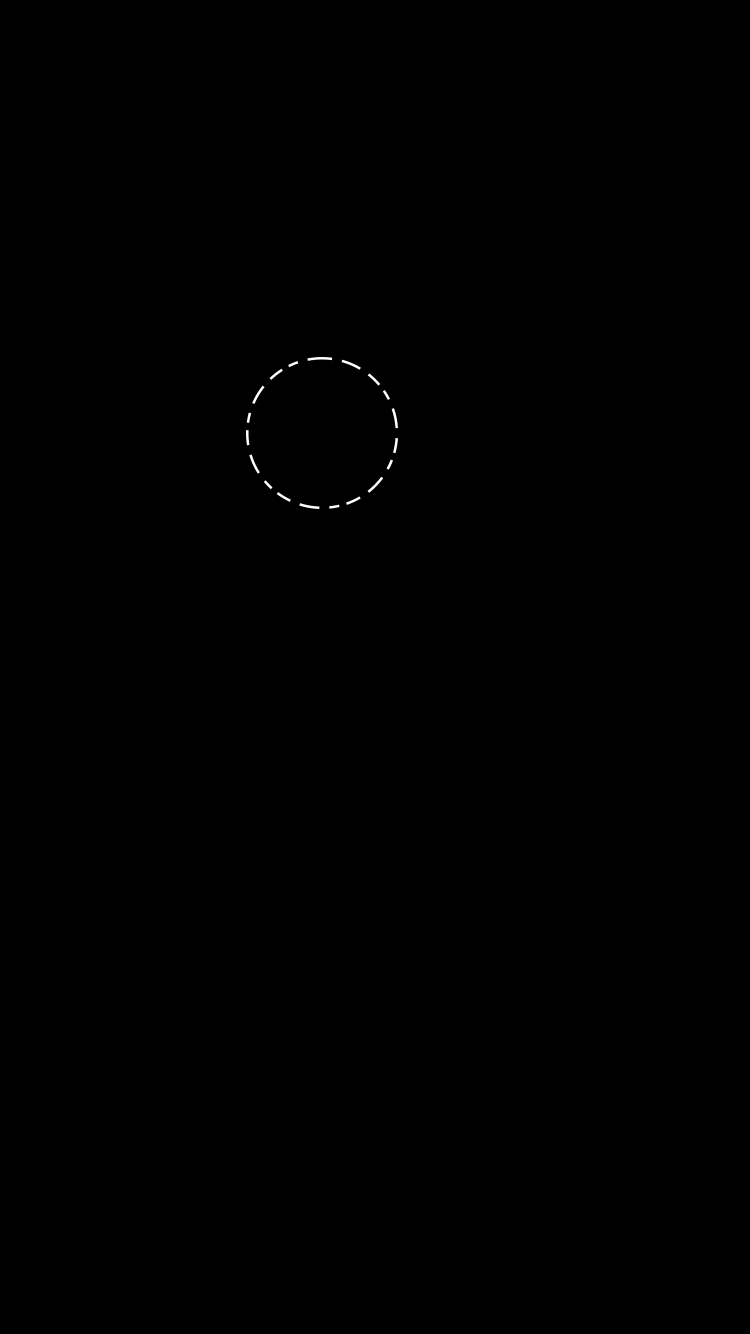
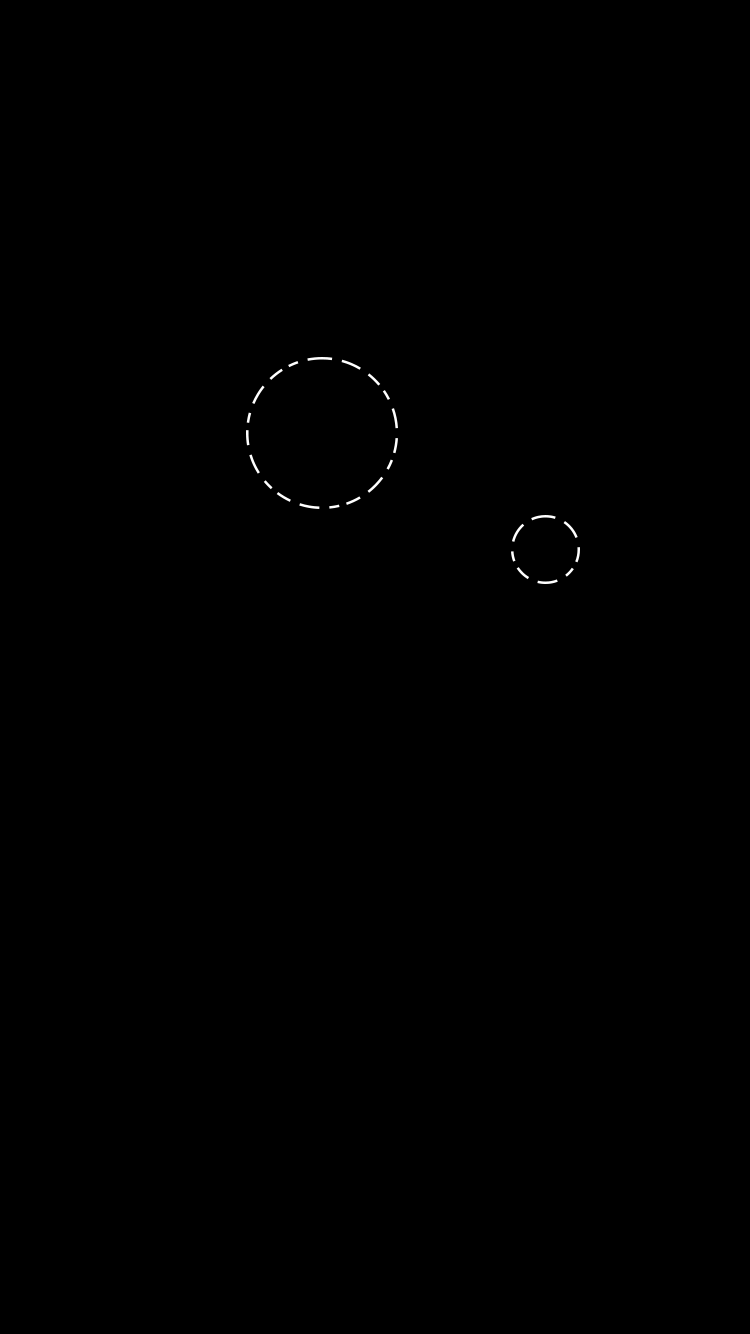
Two versions of the same layered image (w=750, h=1334). Layer-by-layer changes:
added layer "Ellipse 1 copy" above "Ellipse 1" over [511, 515, 580, 584]
